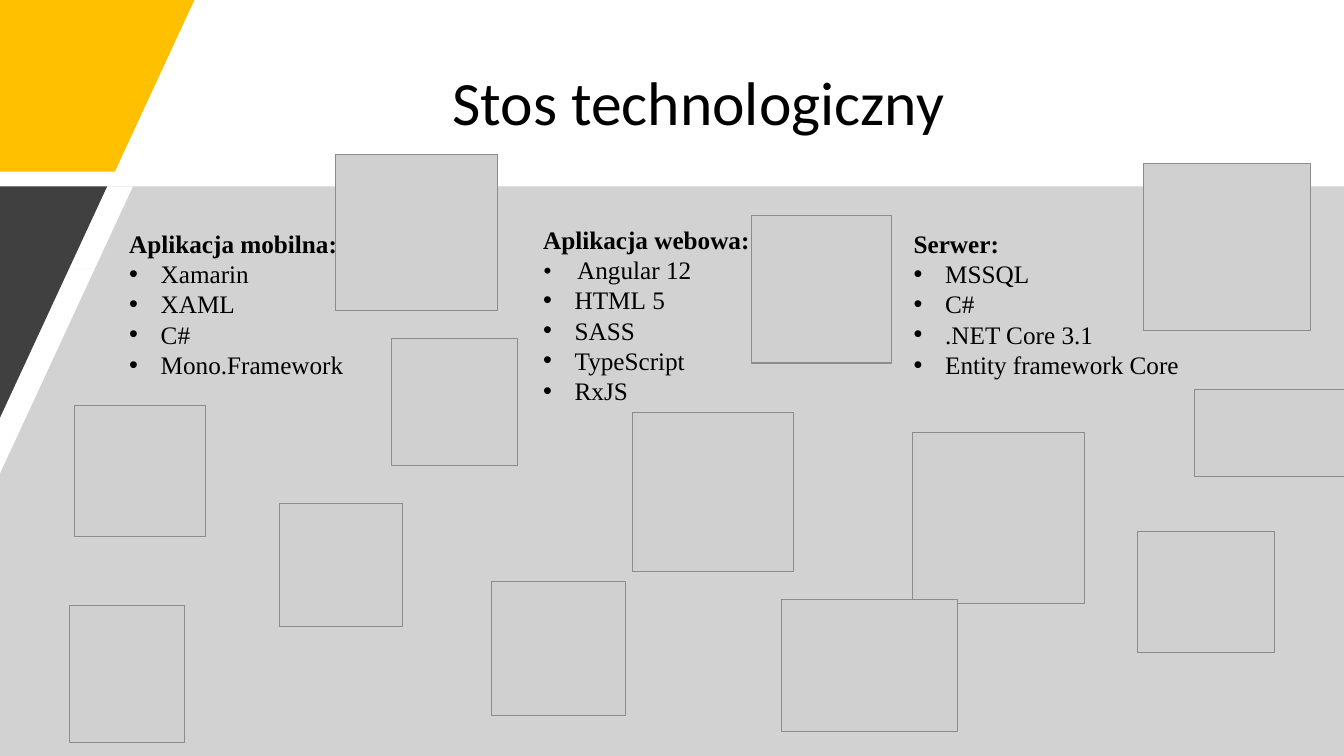
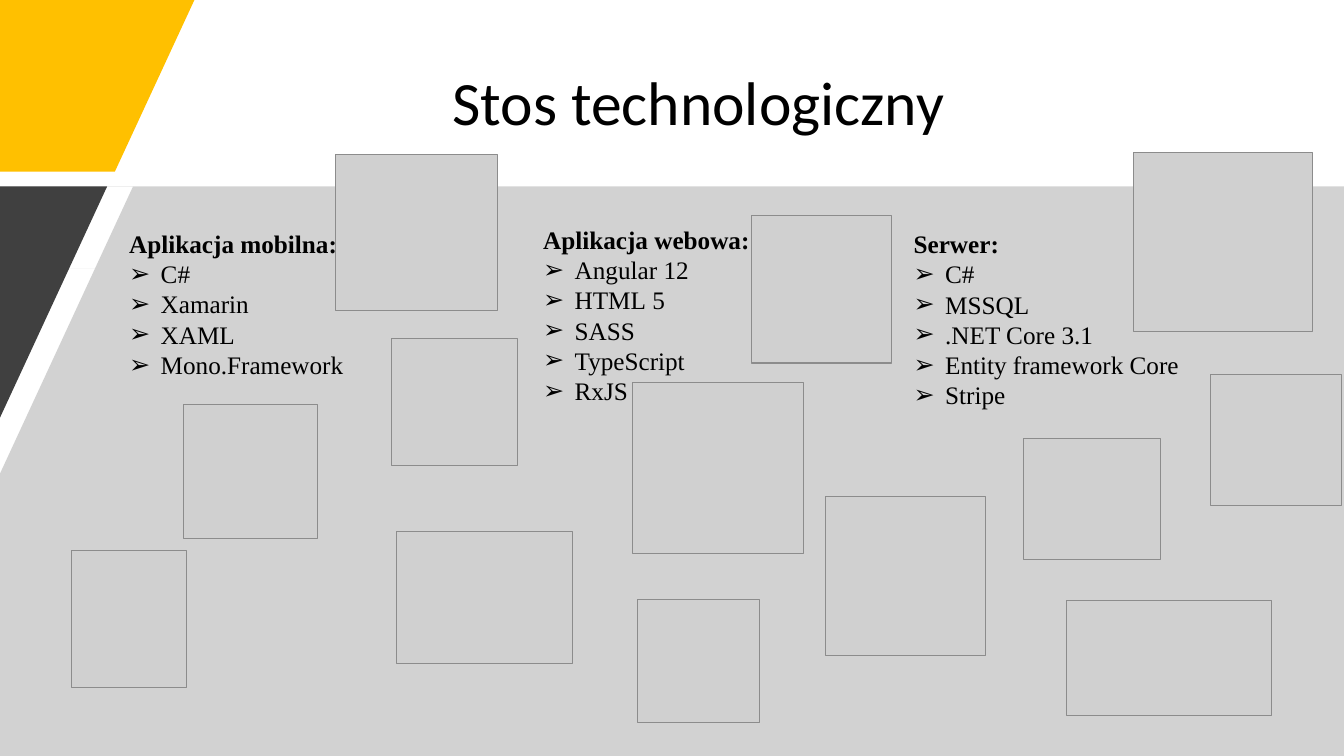
Before and after one commit to yurii-shchehliuk/ECommerce-Restaurant, a slide deck: slide 4 of PRACA DYPLOMOWA INŻYNIERSKA.pptx. Drawn at 1344x756 pixels with LibreOffice and Linux fonts; fonts in the diff are those of the drawing; grey boxes stand for pictures. Boxes give left, top, right and bottom in pixels: in the first picture for what was removed or moved away, otherwise in the second. Text is boxed around its words. In the diff, an @@ line names an element or a change of style, - is before the commit and + after.

```diff
--- a/PRACA DYPLOMOWA INŻYNIERSKA.pptx
+++ b/PRACA DYPLOMOWA INŻYNIERSKA.pptx
@@ picture: place and size @@
-picture at bbox=[1144, 163, 1311, 330]
+picture at bbox=[1134, 152, 1313, 331]
@@ text at bbox=[161, 266, 190, 284]: paragraph added @@
+➢ C#
@@ text at bbox=[575, 261, 689, 285]: text changed @@
-• Angular 12
+➢ Angular 12
@@ text at bbox=[945, 266, 974, 284]: paragraph added @@
+➢ C#
@@ text at bbox=[161, 296, 343, 375]: bullet • to ➢ @@
@@ text at bbox=[575, 292, 685, 401]: bullet • to ➢ @@
@@ text at bbox=[945, 296, 974, 314]: paragraph removed @@
-• C#
@@ text at bbox=[945, 297, 1179, 380]: bullet • to ➢ @@
@@ text at bbox=[161, 327, 190, 345]: paragraph removed @@
-• C#
@@ picture: place and size @@
-picture at bbox=[913, 433, 1085, 604]
+picture at bbox=[633, 382, 805, 554]
@@ text at bbox=[945, 387, 1005, 410]: paragraph added @@
+➢ Stripe
@@ picture: place and size @@
-picture at bbox=[75, 405, 206, 536]
+picture at bbox=[1211, 374, 1342, 505]
@@ picture: place and size @@
-picture at bbox=[491, 582, 625, 716]
+picture at bbox=[184, 404, 318, 538]
@@ picture: place and size @@
-picture at bbox=[1137, 532, 1274, 653]
+picture at bbox=[1023, 439, 1160, 560]
@@ picture: place and size @@
-picture at bbox=[633, 412, 793, 572]
+picture at bbox=[826, 497, 986, 656]
@@ picture: place and size @@
-picture at bbox=[782, 600, 959, 732]
+picture at bbox=[396, 532, 573, 664]
@@ picture: place and size @@
-picture at bbox=[70, 606, 185, 743]
+picture at bbox=[72, 551, 187, 688]
@@ picture: place and size @@
-picture at bbox=[280, 504, 403, 627]
+picture at bbox=[637, 600, 760, 723]
@@ picture: place and size @@
-picture at bbox=[1195, 389, 1344, 477]
+picture at bbox=[1067, 601, 1271, 716]
```
Also in this commit, not shown: 7 other slides changed, 1 slide removed, 2 other files.
